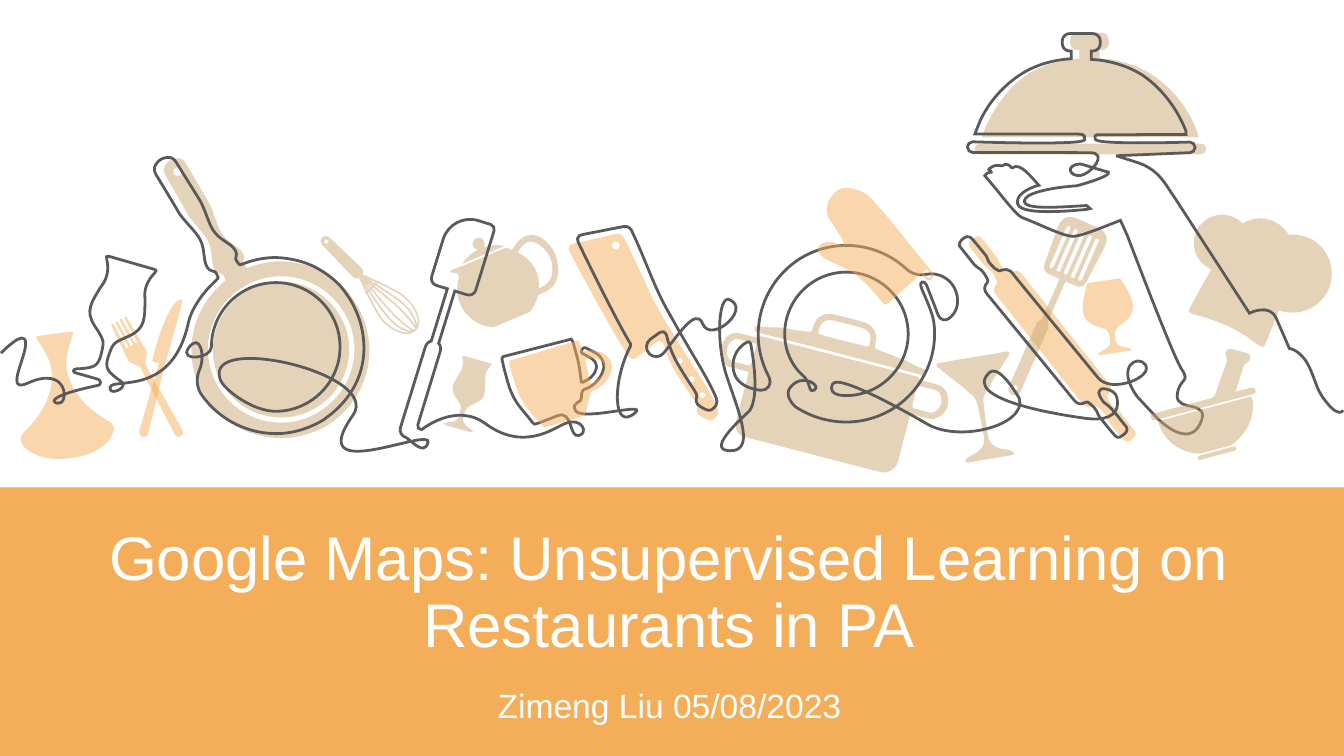
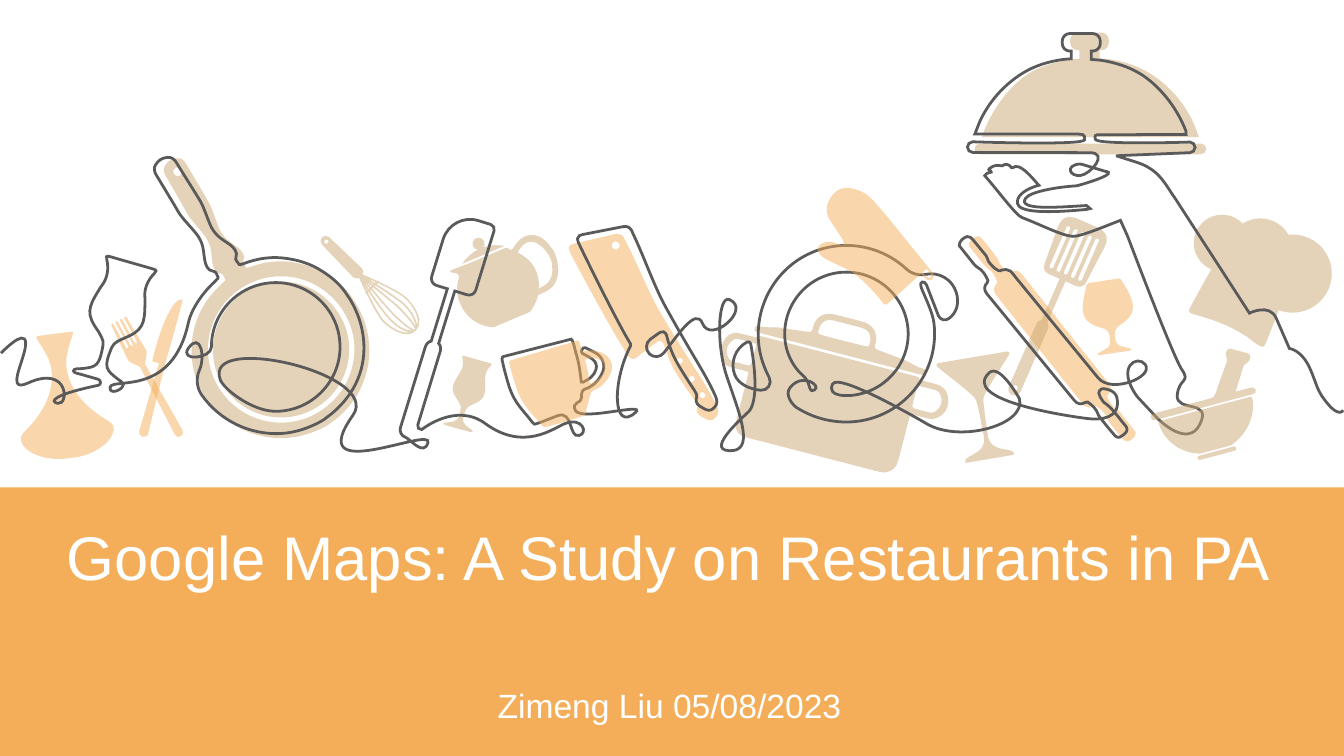
Before and after one commit to ernbilen/Data400_Spring23, a slide deck: slide 1 of Zimeng/Data400 ZimengLiu.pptx. Drawn at 1344x756 pixels with LibreOffice and Linux fonts; fonts in the diff are those of the drawing. Boxes give left, top, right and bottom in pixels: in the first picture for what was removed or moved away, otherwise in the second. Text is boxed around its words. In the diff, an @@ line names an element or a change of style, - is before the commit and + after.

```diff
--- a/Zimeng/Data400 ZimengLiu.pptx
+++ b/Zimeng/Data400 ZimengLiu.pptx
@@ title at bbox=[67, 535, 1270, 592]: text changed @@
-Google Maps: Unsupervised Learning on Restaurants in PA
+Google Maps: A Study on Restaurants in PA
```
Also in this commit, not shown: 2 other slides changed, 4 slides added, 1 slide removed.
